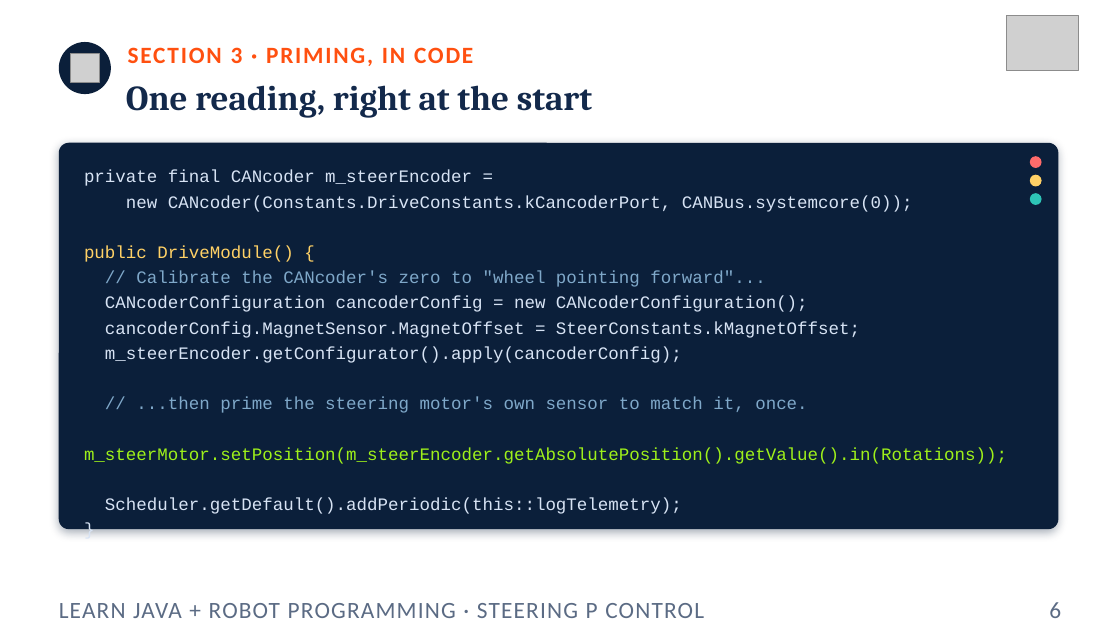
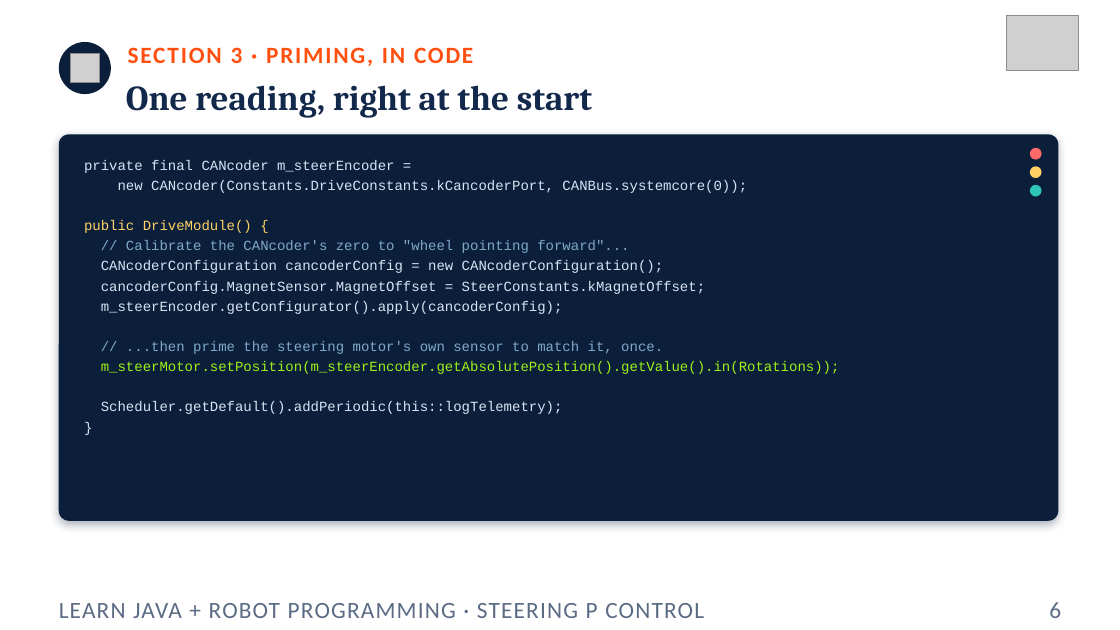
Before and after one commit to FRC5010/BasicRobotLessons, a slide deck: slide 6 of docs/presentations/v3/05-steering-p-control.pptx. Drawn at 1120x630 pixels with LibreOffice and Linux fonts; fonts in the diff are those of the drawing; grey boxes stand for pictures. Boxes give left, top, right and bottom in pixels: in the first picture for what was removed or moved away, otherwise in the second. Text is boxed around its words. In the diff, an @@ line names an element or a change of style, - is before the commit and + after.

```diff
--- a/docs/presentations/v3/05-steering-p-control.pptx
+++ b/docs/presentations/v3/05-steering-p-control.pptx
@@ text "private final CANcoder m_steerEncoder =" at (84, 160, 840, 414): size 15 to 12 pt @@
@@ 3 ellipses, 1 text, 1 rounded rectangle: place and size @@
-3 ellipses, 1 text, 1 rounded rectangle at (59, 143, 1059, 529)
+3 ellipses, 1 text, 1 rounded rectangle at (59, 134, 1059, 521)
```
Also in this commit, not shown: 4 other slides changed, 11 other files.
